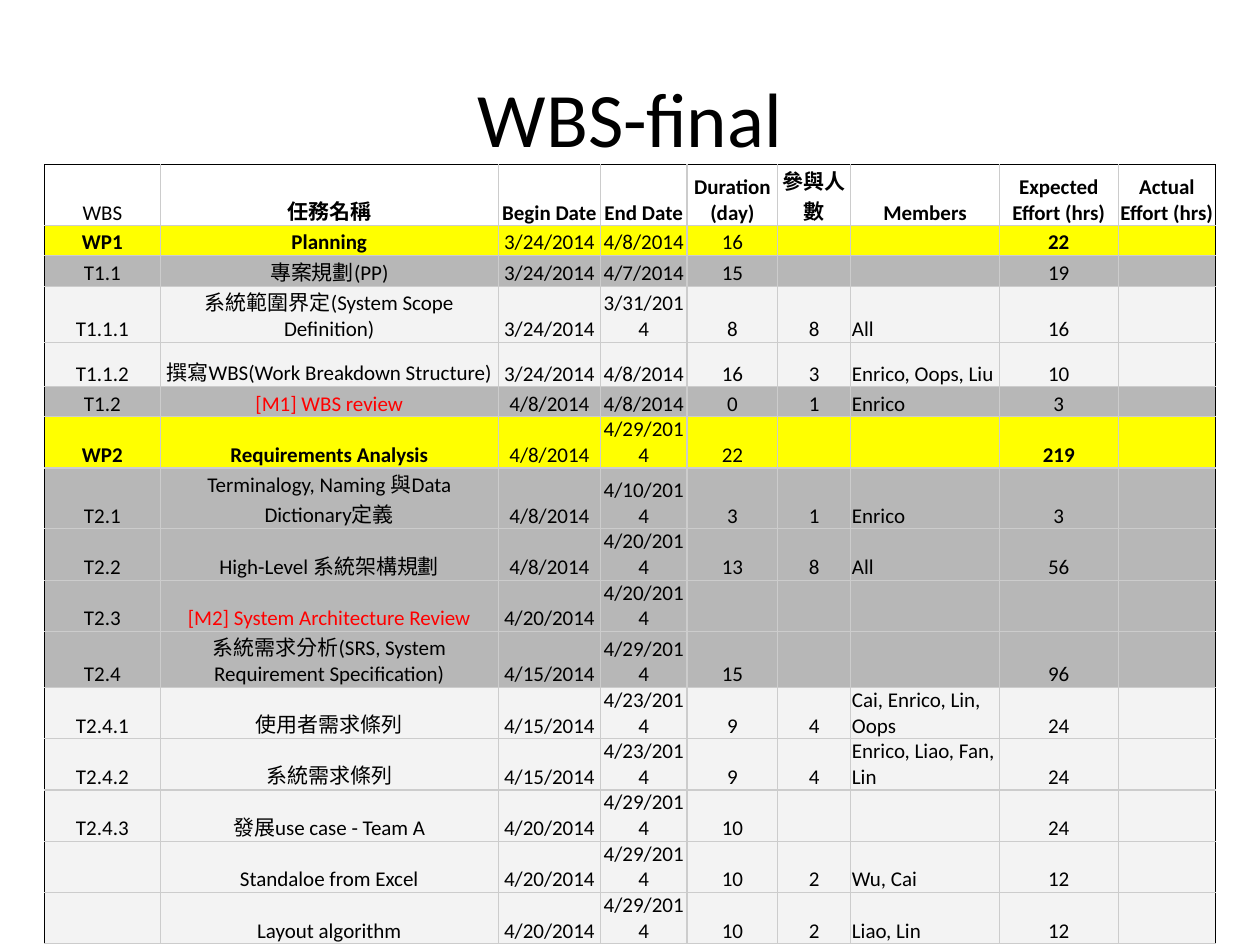
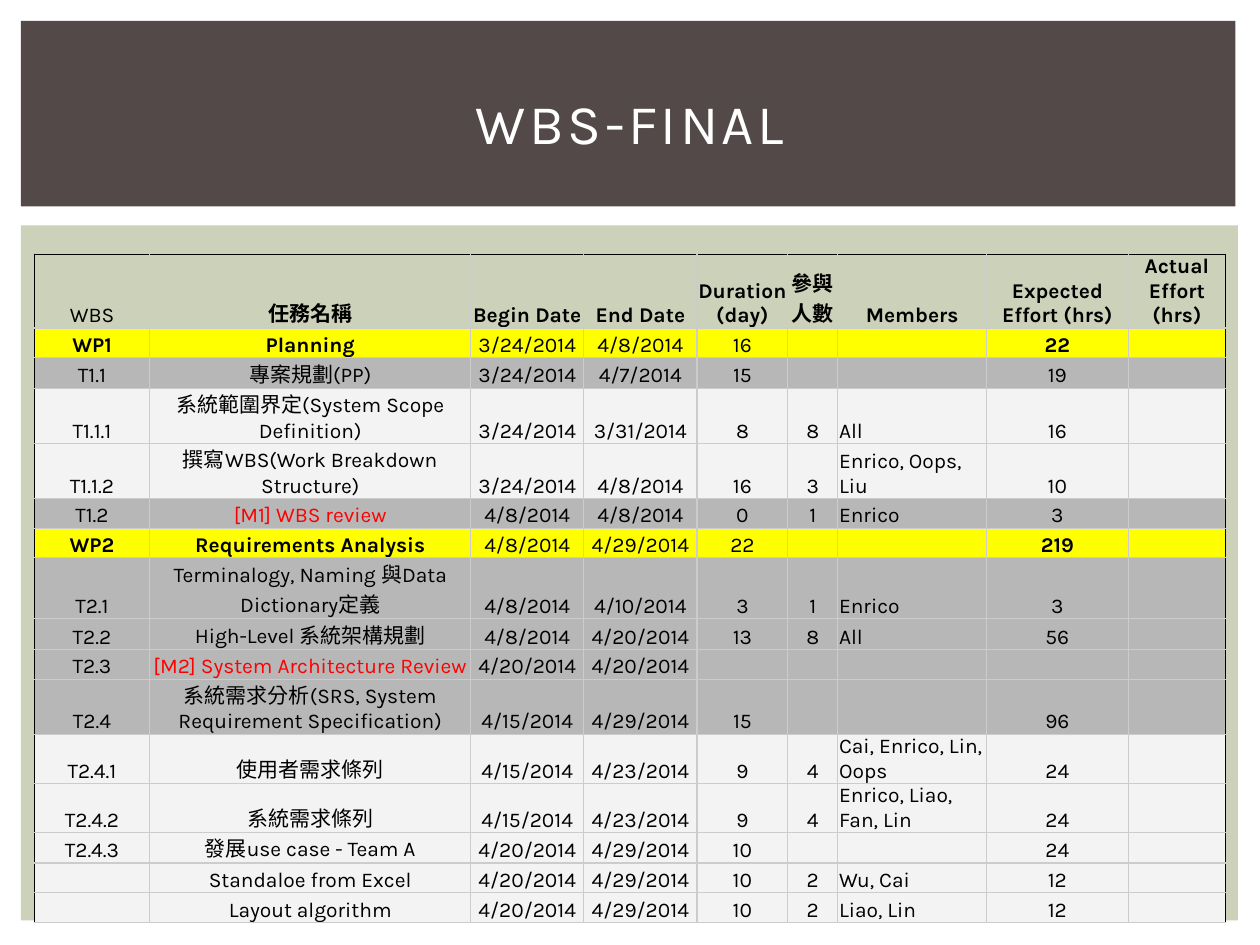
Before and after one commit to 2014-sed-team3/term-project, a slide deck: slide 26 of project/report/report.pptx. Drawn at 1260x945 pixels with LibreOffice and Linux fonts; fonts in the diff are those of the drawing. Boxes give left, top, right and bottom in pixels: in the first picture for what was removed or moved away, otherwise in the second. Text is boxed around its words. In the diff, an @@ line names an element or a change of style, - is before the commit and + after.

```diff
--- a/project/report/report.pptx
+++ b/project/report/report.pptx
@@ rectangle added at (21, 21, 1236, 207), fill #534949 @@
@@ title at (476, 108, 784, 145): text changed; size 44 to 32 pt; font Calibri to Karla; text colour #000000 to #FFFFFF @@
-WBS-final
+WBS-FINAL
@@ rectangle added at (21, 226, 1239, 921), fill #CCD1B9 @@
@@ table at (34, 255, 1226, 926) @@
@@ font Calibri to Karla @@
@@ table: place and size @@
-table at (44, 165, 1215, 945)
+table at (34, 255, 1226, 926)
```
Also in this commit, not shown: 26 other slides changed, 2 slides added, 2 slides removed, 1 other file.
